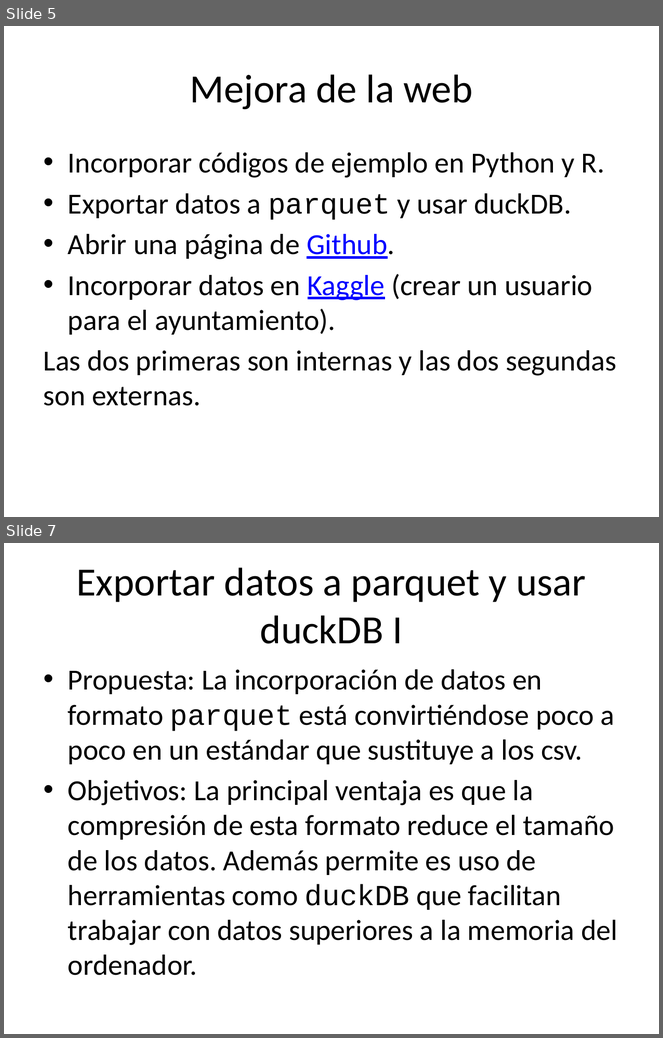
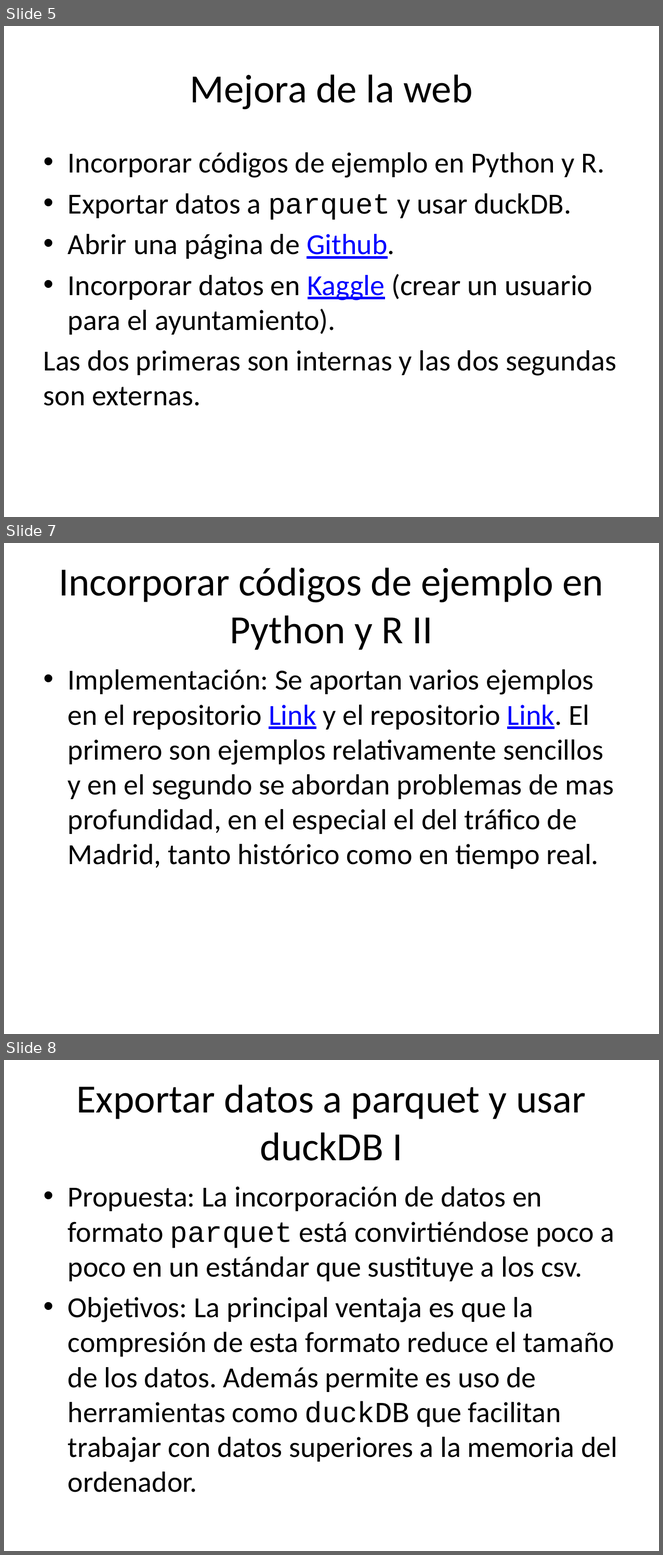
Before and after one commit to santiagomota/datos-madrid-presentacion, a slide deck: docs/index.pptx. Shown one above the other, each under a label of ours: slides 5 and 7 before the commit, slides 5, 7 and 8 after it; the slides between them are not shown. The pictures are 663x1038 and 663x1555 pixels, drawn with LibreOffice and Linux fonts; fonts in the diff are those of the drawing. Boxes give left, top, right and bottom in pixels: in the first picture for what was removed or moved away, otherwise in the second. Text is boxed around its words. In the diff, an @@ line names an element or a change of style, - is before the commit and + after.

Commit message:
Incorporamos el tráfico

```diff
--- a/docs/index.pptx
+++ b/docs/index.pptx
@@ slide 7 added at [4, 543, 659, 1034], background #FFFFFF @@
@@ title added at [59, 567, 604, 650], 44 pt, text #000000 @@
+Incorporar códigos de ejemplo en Python y R II
@@ text added at [68, 669, 614, 869], 32 pt, text #000000 @@
+• Implementación: Se aportan varios ejemplos en el repositorio Link y el repositorio Link. El primero son ejemplos relativamente sencillos y en el segundo se abordan problemas de mas profundidad, en el especial el del tráfico de Madrid, tanto histórico como en tiempo real.
@@ what was slide 7 is now slide 8 @@
```
Also in this commit, not shown: 1 slide changed, 4 other files.
